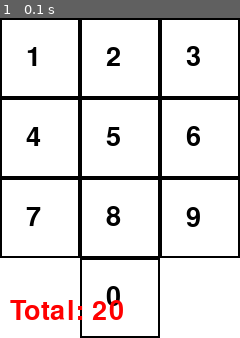
Above: before the commit, frame 1.
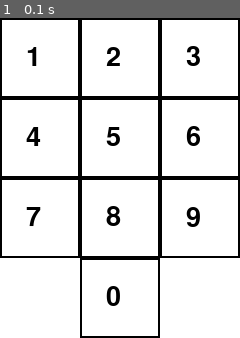
Above: after the commit, the same moment.

Repository: luis-lop-nas/Problemas-Ajedrez
Game: pygame game, started from main.py
The game is run twice, just before and just after one commit, with the same random seed, the same clock (stepped at 60 frames per second) and the same inputs.
Inputs:
- Up to frame 1 (0.1 s): type "1 (at the terminal prompt)" at 0 s

The runs differ from the first frame. In frame 1, 1.3% of the frame differs, in the area x 4-52%, y 88-95%.

Commit message:
ajustes de visualizacion del caballo

Diff:
--- a/visual/caballo_pygame.py
+++ b/visual/caballo_pygame.py
@@ -47,7 +47,7 @@
 
             # Mostrar el total en pantalla
             texto = self.fuente.render(f"Total: {total}", True, self.RO)
-            self.pantalla.blit(texto, (10, self.alto - 40))
+            self.pantalla.blit(texto, (10, self.alto + 10))  # fuera del área del teclado
 
             pygame.display.flip()
             self.reloj.tick(60)
